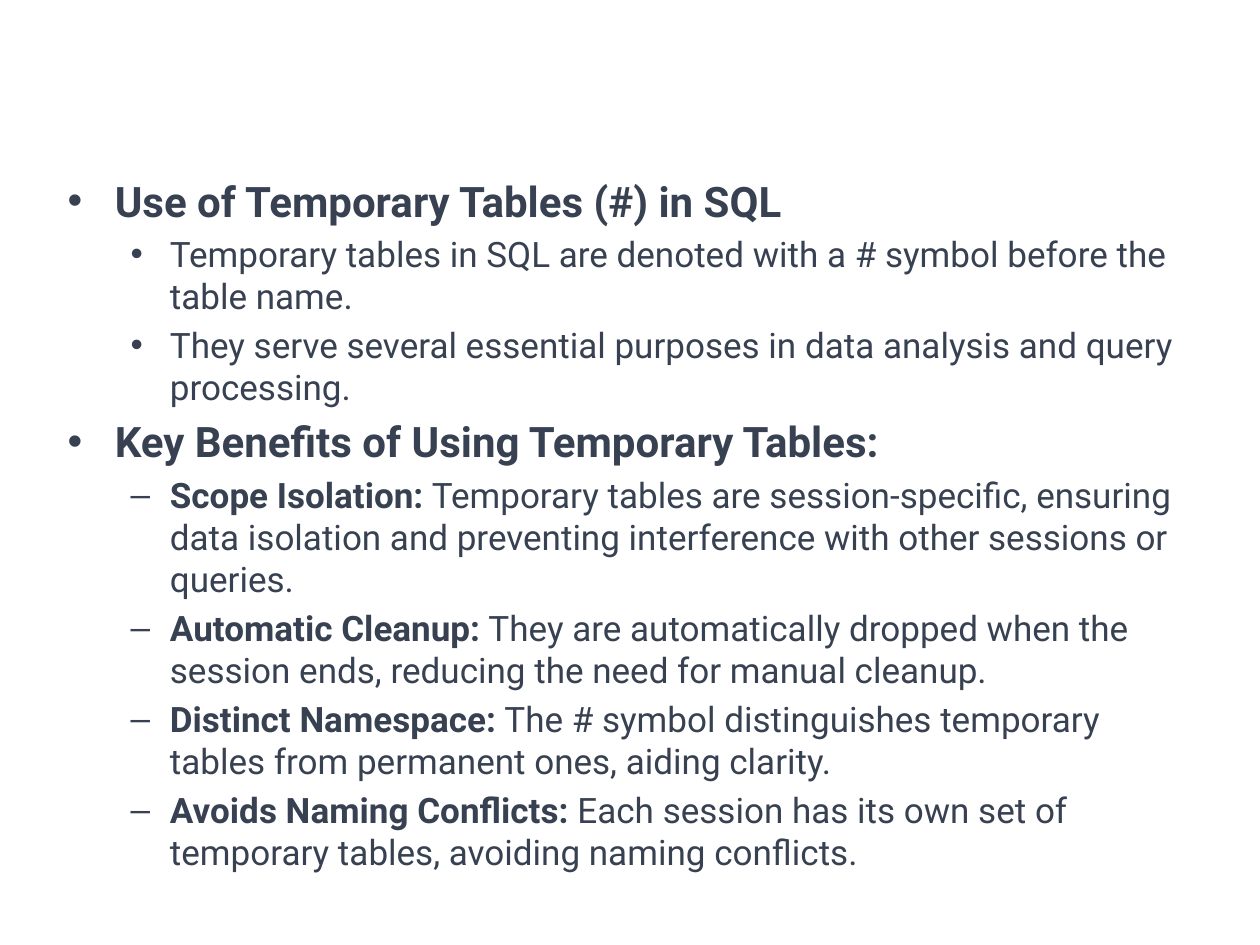
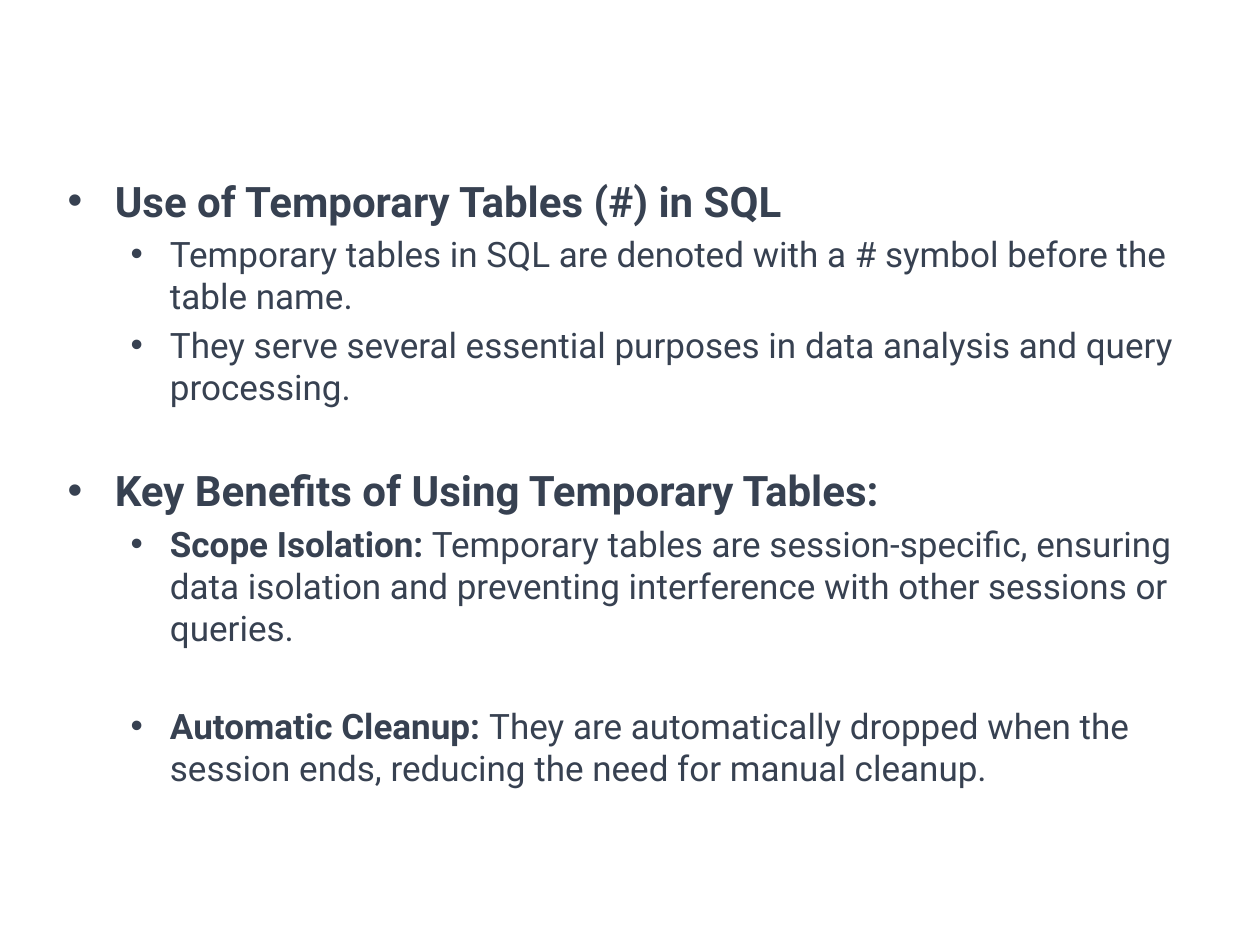
Before and after one commit to a099954/ABC-Program, a slide deck: slide 18 of SQL/Day 5 Temp Tables/Temp Tables SQL.pptx (slide 10 before the commit). Drawn at 1260x945 pixels with LibreOffice and Linux fonts; fonts in the diff are those of the drawing; background and template pictures are left out. Boxes give left, top, right and bottom in pixels: in the first picture for what was removed or moved away, otherwise in the second. Text is boxed around its words. In the diff, an @@ line names an element or a change of style, - is before the commit and + after.

```diff
--- a/SQL/Day 5 Temp Tables/Temp Tables SQL.pptx
+++ b/SQL/Day 5 Temp Tables/Temp Tables SQL.pptx
@@ text at (170, 530, 1171, 789): bullet – to • @@
@@ text at (170, 705, 1099, 873): paragraphs removed @@
-  – Distinct Namespace: The # symbol distinguishes temporary tables from permanent ones, aiding clarity.
-  – Avoids Naming Conflicts: Each session has its own set of temporary tables, avoiding naming conflicts.
```
Also in this commit, not shown: 12 other slides changed, 9 slides added, 1 slide removed, 6 other files.
